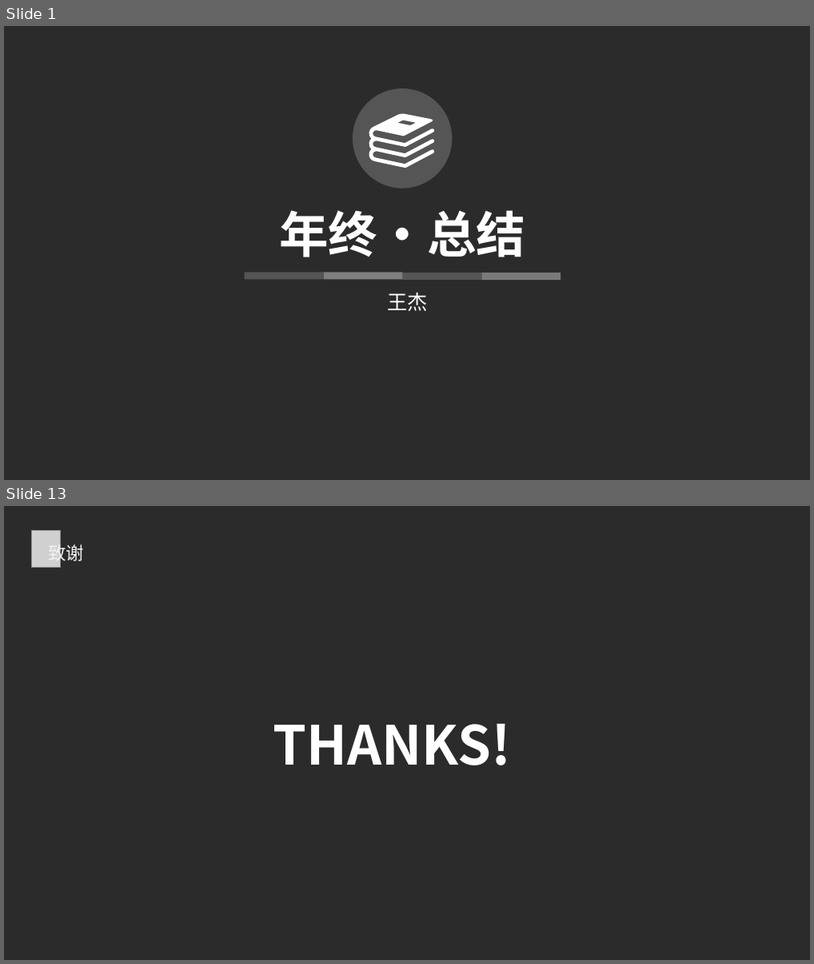
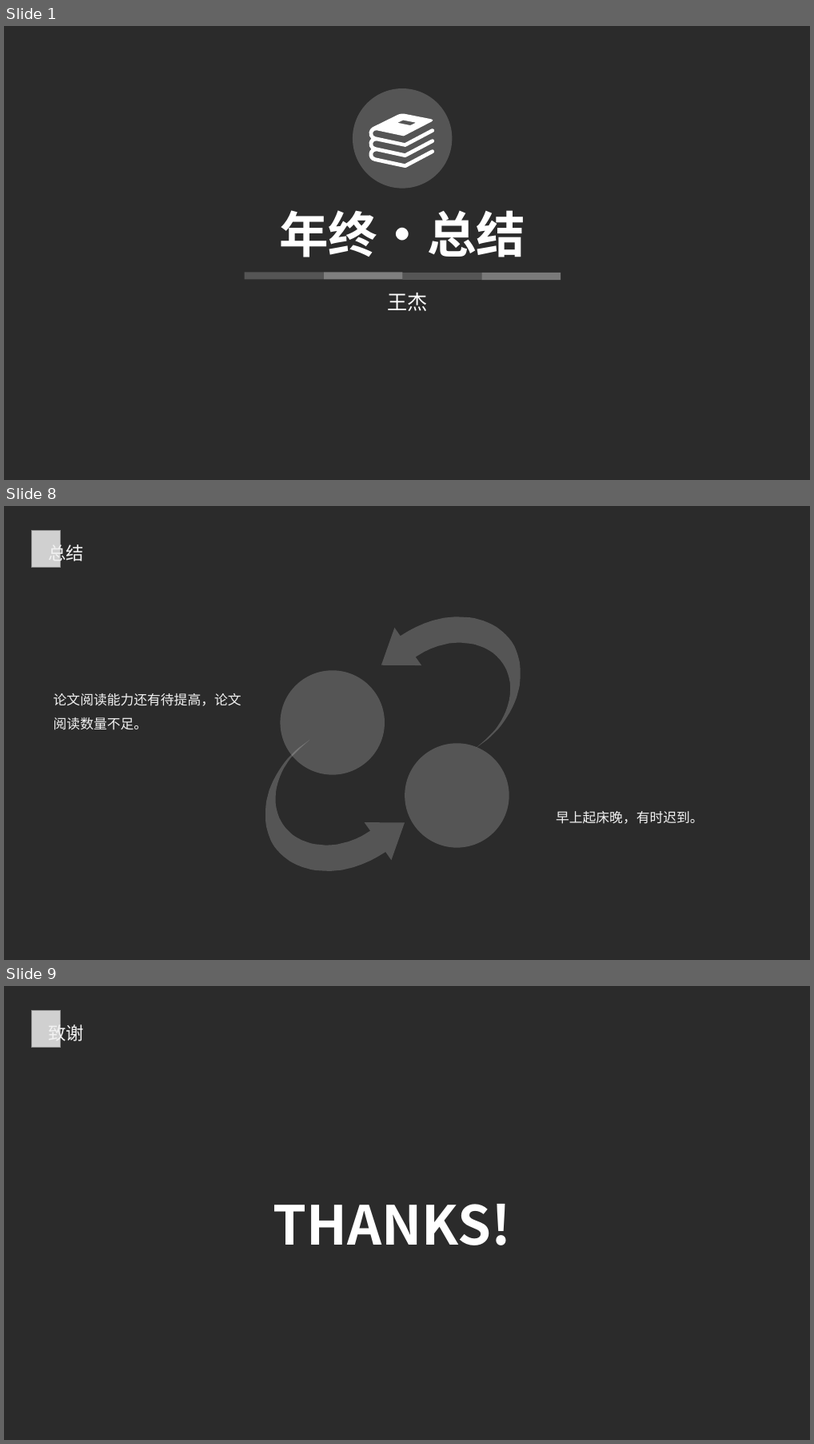
Before and after one commit to windright/ml_refer, a slide deck: 202001/年终总结.pptx. Shown one above the other, each under a label of ours: slides 1 and 13 before the commit, slides 1, 8 and 9 after it; the slides between them are not shown. The pictures are 814x964 and 814x1444 pixels, drawn with LibreOffice and Linux fonts; fonts in the diff are those of the drawing; grey boxes stand for pictures; background and template pictures are left out; a plain dark background stands for a picture behind light text. Boxes give left, top, right and bottom in pixels: in the first picture for what was removed or moved away, otherwise in the second. Text is boxed around its words. In the diff, an @@ line names an element or a change of style, - is before the commit and + after.

```diff
--- a/202001/年终总结.pptx
+++ b/202001/年终总结.pptx
@@ slide 8 added at box(4, 506, 810, 960), background picture (left out) @@
@@ picture added at box(31, 530, 61, 567) @@
@@ text added at box(48, 542, 84, 564), 16 pt, text #F2F2F2 @@
+总结
@@ freeform shape added at box(368, 576, 550, 764), fill #FFFFFF at 20% opacity @@
@@ ellipse added at box(281, 671, 386, 775), fill #FFFFFF at 20% opacity @@
@@ text added at box(54, 693, 242, 730), 12 pt, text #F2F2F2 @@
+论文阅读能力还有待提高，论文阅读数量不足。
@@ freeform shape added at box(236, 723, 418, 910), fill #FFFFFF at 20% opacity @@
@@ ellipse added at box(405, 743, 510, 847), fill #FFFFFF at 20% opacity @@
@@ text added at box(556, 811, 704, 824), 12 pt, text #F2F2F2 @@
+早上起床晚，有时迟到。
@@ what was slide 13 is now slide 9 @@
```
Also in this commit, not shown: 2 slides changed, 4 other slides added, 9 slides removed.
